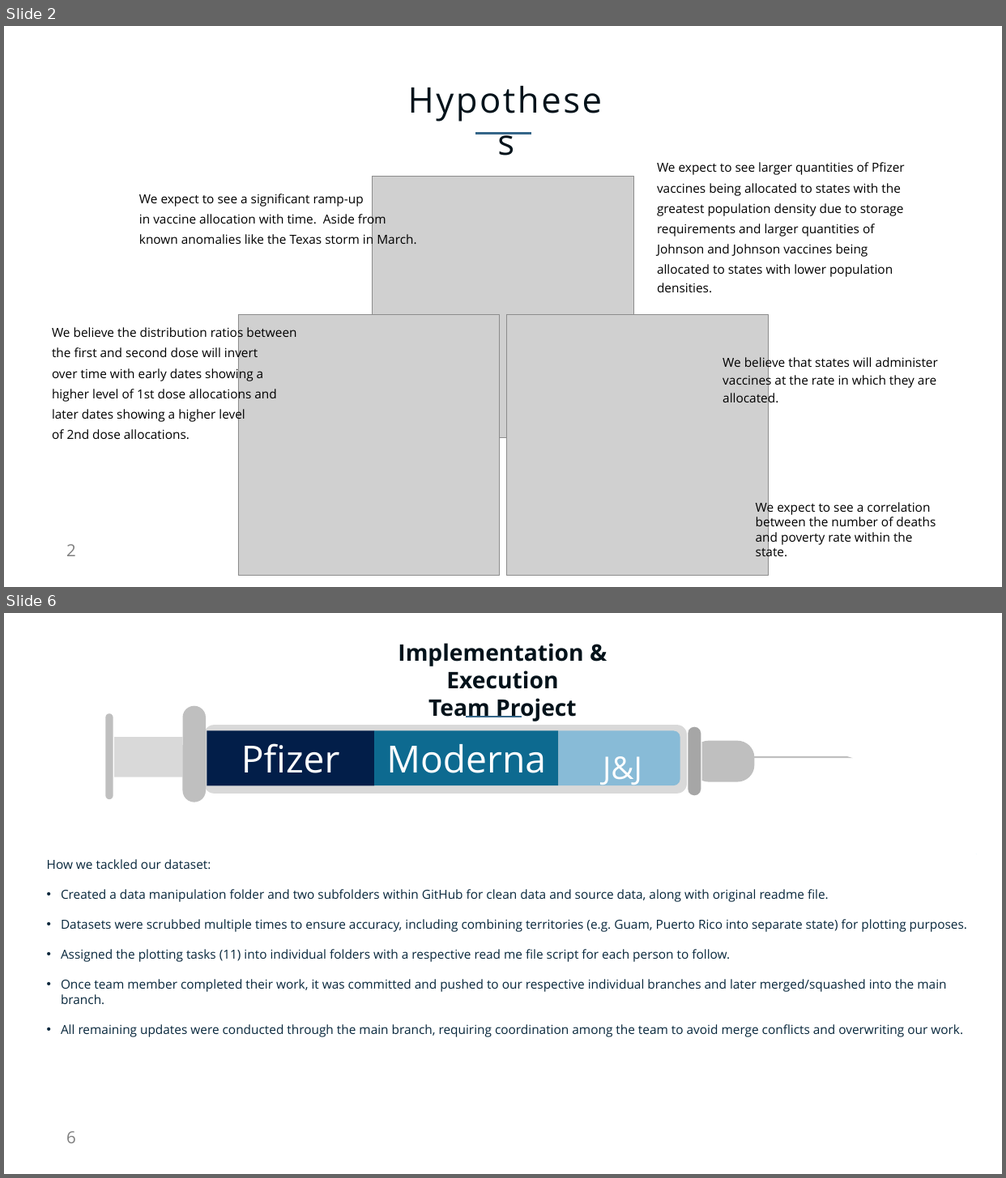
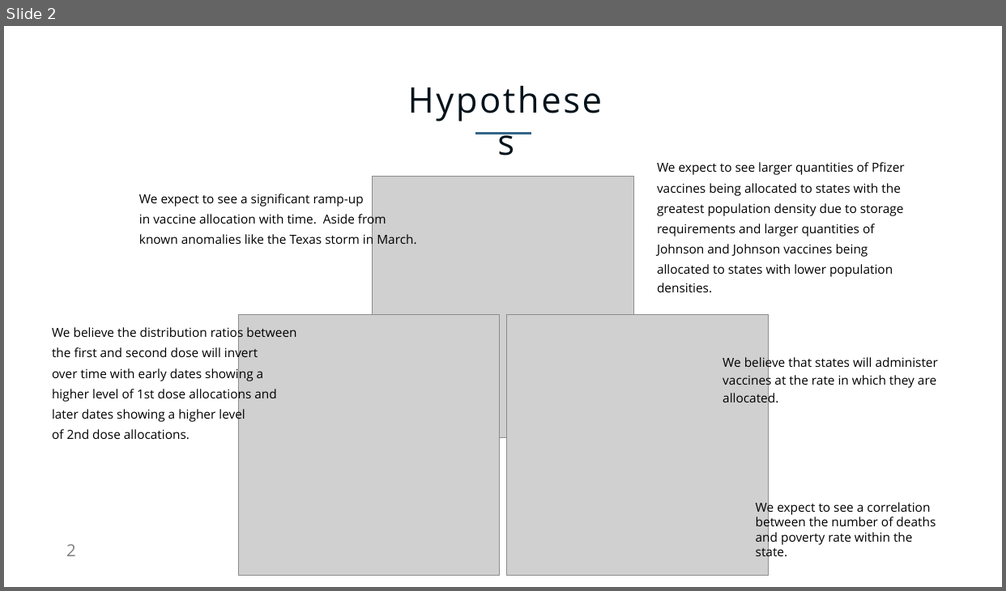
Before and after one commit to AnneNiemiec/Project_One, a slide deck: presentation/Project_one.pptx. Shown one above the other, each under a label of ours: slides 2 and 6 before the commit, slide 2 after it; the slides between them are not shown. The pictures are 1006x1178 and 1006x591 pixels, drawn with LibreOffice and Linux fonts; fonts in the diff are those of the drawing; grey boxes stand for pictures. Boxes give left, top, right and bottom in pixels: in the first picture for what was removed or moved away, otherwise in the second. Text is boxed around its words. In the diff, an @@ line names an element or a change of style, - is before the commit and + after.

```diff
--- a/presentation/Project_one.pptx
+++ b/presentation/Project_one.pptx
@@ slide 6 removed at (x1=4, y1=613, x2=1002, y2=1174), background #FFFFFF; not listed: 1 template element that a slide beside it also shows @@
@@ text removed at (x1=398, y1=643, x2=583, y2=722) @@
-Implementation & Execution
-Team Project
@@ rounded rectangle removed at (x1=182, y1=706, x2=206, y2=802) @@
@@ rounded rectangle removed at (x1=105, y1=713, x2=113, y2=799) @@
@@ rounded rectangle removed at (x1=204, y1=725, x2=687, y2=794) @@
@@ rectangle removed at (x1=206, y1=731, x2=374, y2=786) @@
-Pfizer
@@ rectangle removed at (x1=374, y1=731, x2=558, y2=786) @@
-Moderna
@@ line removed from (467, 717) to (522, 717) @@
@@ round same rect removed at (x1=558, y1=731, x2=680, y2=786) @@
-J&J
@@ rounded rectangle removed at (x1=688, y1=726, x2=701, y2=795) @@
@@ rectangle removed at (x1=114, y1=737, x2=182, y2=777) @@
@@ freeform shape removed at (x1=701, y1=741, x2=754, y2=781) @@
@@ freeform shape removed at (x1=743, y1=756, x2=853, y2=758) @@
@@ freeform shape removed at (x1=976, y1=854, x2=977, y2=855) @@
@@ text removed at (x1=47, y1=859, x2=967, y2=1036) @@
-How we tackled our dataset:
-• Created a data manipulation folder and two subfolders within GitHub for clean data and source data, along with original readme file.
-• Datasets were scrubbed multiple times to ensure accuracy, including combining territories (e.g. Guam, Puerto Rico into separate state) for plotting purposes.
-• Assigned the plotting tasks (11) into individual folders with a respective read me file script for each person to follow.
-• Once team member completed their work, it was committed and pushed to our respective individual branches and later merged/squashed into the main branch.
-• All remaining updates were conducted through the main branch, requiring coordination among the team to avoid merge conflicts and overwriting our work.
```
Also in this commit, not shown: 7 slides changed, 7 slides added, 4 other slides removed, 2 other files.
